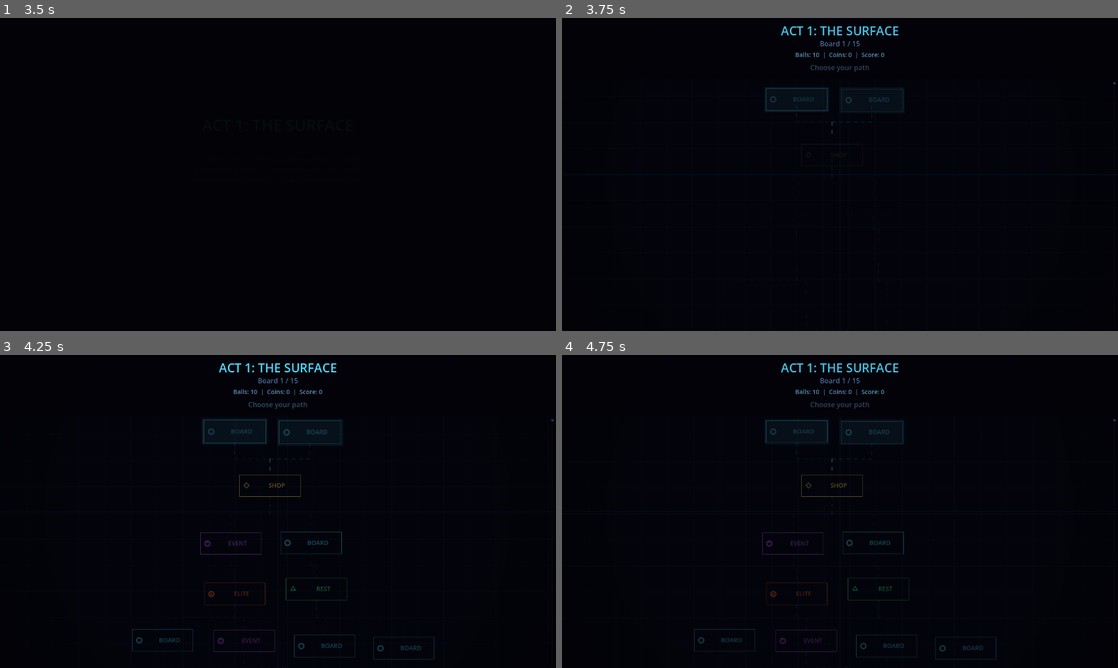
Above: before the commit, frames 1-4 (two rows, left to right).
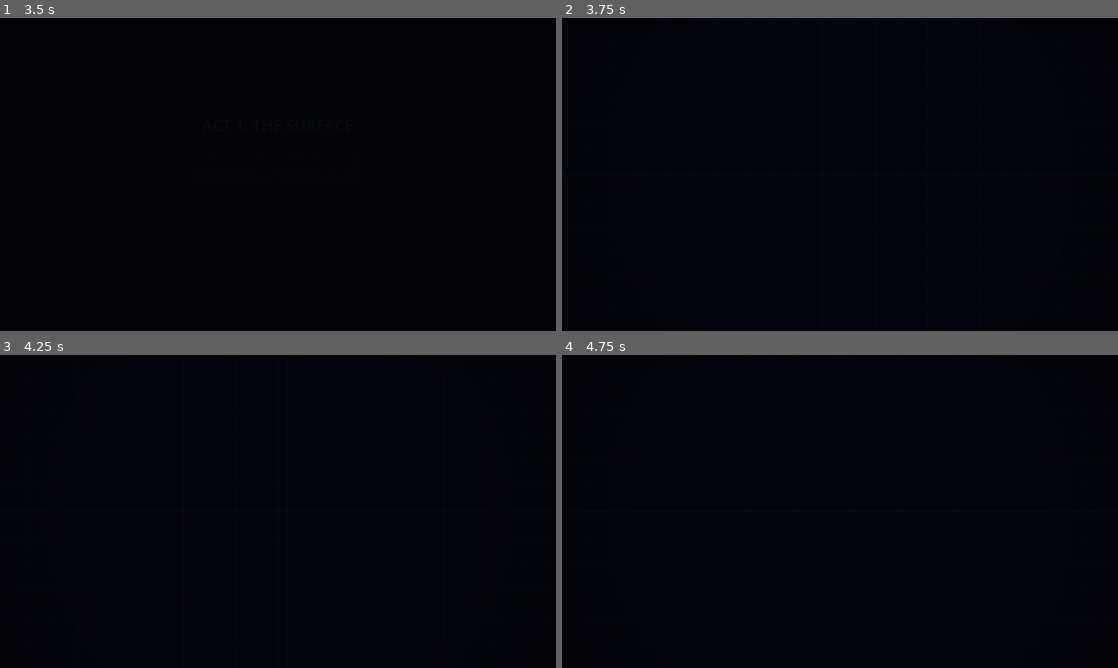
Above: after the commit, the same moments.

Repository: heliacode/poggles
Game: Godot game, scene res://scenes/main_menu.tscn
Same seed, same stepped clock (60 frames per second), same inputs: the game is played once before the commit and once after it.
Inputs (mouse positions are in pixels of both pictures, inside the frame that each line leads up to):
- Up to frame 1 (3.5 s): tap Enter at 0.5, 0.6, 2.1, 2.85 s; move the mouse to (400, 158) at 0.52 s; hold Right 0.53-1.25 s; click (400, 158) at 0.67 s; tap Space at 0.77, 2.27 s; click "NEW RUN" at 1.25 s; move the mouse to (166, 190) at 2.02 s; hold Left 2.03-2.78 s; move the mouse to (333, 105) at 2.77 s; hold Right from 2.78 s (still down)
- Up to frame 2 (3.75 s): keep holding Right; move the mouse to (812, 237) at 3.52 s; tap Enter at 3.6 s; click (812, 237) at 3.67 s
- Up to frame 3 (4.25 s): keep holding Right; tap Space at 3.77 s
- Up to frame 4 (4.75 s): move the mouse to (1006, 558) at 4.27 s; release Right at 4.28 s; hold Left from 4.28 s (still down); tap Enter at 4.35 s; tap Space at 4.52 s

Frame 1 is identical in both runs. In frame 2, 0.8% of the frame differs, in the area x 36-100%, y 2-51%; in frame 3, 1.5%, in the area x 23-100%, y 2-98%; in frame 4, 1.5%.
Error after the commit: Parse Error: Cannot assign a value of type Dictionary to variable "chosen" with specified type String. (res://scripts/route_map.gd:103)

Commit message:
Fix all type inference errors from dictionary/array access
GDScript cannot infer types from dictionary bracket access (returns
Variant). Added explicit type annotations across all affected files.

Co-Authored-By: Claude Opus 4.6 <noreply@anthropic.com>

Diff:
--- a/scripts/character_select.gd
+++ b/scripts/character_select.gd
@@ -192,7 +192,7 @@
 		var lock_size := font.get_string_size(lock_text, HORIZONTAL_ALIGNMENT_CENTER, -1, 14)
 		draw_string(font, Vector2(center.x - lock_size.x / 2.0, rect.position.y + rect.size.y * 0.88), lock_text, HORIZONTAL_ALIGNMENT_LEFT, -1, 14, Color(0.7, 0.5, 0.5, alpha * 1.5))
 
-		var cost_text := "%d" % data["unlock_cost"]
+		var cost_text: String = "%d" % data["unlock_cost"]
 		var cost_size := font.get_string_size(cost_text, HORIZONTAL_ALIGNMENT_CENTER, -1, 12)
 		draw_string(font, Vector2(center.x - cost_size.x / 2.0, rect.position.y + rect.size.y * 0.95), cost_text, HORIZONTAL_ALIGNMENT_LEFT, -1, 12, Color(1.0, 0.85, 0.0, alpha * 1.5))
 
--- a/scripts/game_manager.gd
+++ b/scripts/game_manager.gd
@@ -366,7 +366,7 @@
 		for item in _score_tally_items:
 			if _score_tally_time < item["delay"]:
 				continue
-			var item_alpha := minf((_score_tally_time - item["delay"]) * 4.0, 1.0)
+			var item_alpha: float = minf((_score_tally_time - item["delay"]) * 4.0, 1.0)
 			var y_offset := (1.0 - item_alpha) * -15.0
 			var label: String = item["label"]
 			var value: String = item["value"]
--- a/scripts/peg.gd
+++ b/scripts/peg.gd
@@ -176,7 +176,7 @@
 		"moving": _draw_moving(ring_alpha, pulse)
 
 func _draw_bomb(ring_alpha: float, pulse: float) -> void:
-	var bc := GameConfig.SPECIAL_PEG_COLORS["bomb"]
+	var bc: Color = GameConfig.SPECIAL_PEG_COLORS["bomb"]
 	# Rotating starburst
 	for i in range(6):
 		var angle := _special_pulse * 0.5 + TAU * float(i) / 6.0
@@ -192,7 +192,7 @@
 		draw_circle(Vector2.ZERO, r, Color(bc.r, bc.g, bc.b, 0.04 * (sin(_special_pulse * 2.0) * 0.5 + 0.5)))
 
 func _draw_armored(ring_alpha: float) -> void:
-	var ac := GameConfig.SPECIAL_PEG_COLORS["armored"]
+	var ac: Color = GameConfig.SPECIAL_PEG_COLORS["armored"]
 	# Armor rings based on remaining hits
 	for layer in range(_armor_hits):
 		var r := GameConfig.PEG_RADIUS + 3.0 + float(layer) * 3.0
@@ -211,7 +211,7 @@
 			draw_colored_polygon(pts, Color(ac.r, ac.g, ac.b, 0.5))
 
 func _draw_multiplier(ring_alpha: float, pulse: float) -> void:
-	var gc := GameConfig.SPECIAL_PEG_COLORS["multiplier"]
+	var gc: Color = GameConfig.SPECIAL_PEG_COLORS["multiplier"]
 	# Orbiting dots
 	for i in range(4):
 		var angle := _special_pulse * TAU / 3.0 + TAU * float(i) / 4.0
@@ -225,7 +225,7 @@
 		draw_circle(Vector2.ZERO, 18.0 + float(i) * 4.0, Color(gc.r, gc.g, gc.b, 0.03))
 
 func _draw_chain(ring_alpha: float) -> void:
-	var cc := GameConfig.SPECIAL_PEG_COLORS["chain"]
+	var cc: Color = GameConfig.SPECIAL_PEG_COLORS["chain"]
 	# Electric bolt pattern (3 jagged lines)
 	var t := _special_pulse * 2.0
 	var refresh := int(t) % 100  # Changes every ~0.5s
@@ -243,7 +243,7 @@
 	draw_circle(Vector2.ZERO, 1.5, Color(0.5, 1.0, 1.0, 0.8))
 
 func _draw_gravity(ring_alpha: float) -> void:
-	var vc := GameConfig.SPECIAL_PEG_COLORS["gravity"]
+	var vc: Color = GameConfig.SPECIAL_PEG_COLORS["gravity"]
 	# Swirling spiral arms
 	for arm in range(2):
 		var arm_offset := PI * float(arm)
@@ -258,7 +258,7 @@
 			draw_arc(Vector2.ZERO, GameConfig.PEG_RADIUS + 8, a, a + TAU / 24.0, 4, Color(vc.r, vc.g, vc.b, 0.2 + sin(_pulse) * 0.1), 1.0, true)
 
 func _draw_moving(ring_alpha: float, pulse: float) -> void:
-	var mc := GameConfig.SPECIAL_PEG_COLORS["moving"]
+	var mc: Color = GameConfig.SPECIAL_PEG_COLORS["moving"]
 	# Offset to account for current movement (draw path relative to origin, not moving peg)
 	var cur_offset := position.x - _move_origin.x if _moving else 0.0
 	# Ghost path line showing patrol range (stays fixed in world space)
@@ -332,7 +332,7 @@
 		add_child(spark)
 
 func _spawn_bomb_particles() -> void:
-	var bc := GameConfig.SPECIAL_PEG_COLORS["bomb"]
+	var bc: Color = GameConfig.SPECIAL_PEG_COLORS["bomb"]
 	for i in range(24):
 		var spark := _NeonSpark.new()
 		spark._color = bc.lerp(_color, 0.3)
@@ -348,7 +348,7 @@
 	get_parent().add_child(ring)
 
 func _spawn_chain_particles() -> void:
-	var cc := GameConfig.SPECIAL_PEG_COLORS["chain"]
+	var cc: Color = GameConfig.SPECIAL_PEG_COLORS["chain"]
 	for i in range(8):
 		var spark := _NeonSpark.new()
 		spark._color = cc
@@ -358,7 +358,7 @@
 		add_child(spark)
 
 func _spawn_gravity_particles() -> void:
-	var vc := GameConfig.SPECIAL_PEG_COLORS["gravity"]
+	var vc: Color = GameConfig.SPECIAL_PEG_COLORS["gravity"]
 	# Inward-converging sparks
 	for i in range(12):
 		var spark := _NeonSpark.new()
@@ -377,7 +377,7 @@
 	get_parent().add_child(ring)
 
 func _spawn_multiplier_particles() -> void:
-	var gc := GameConfig.SPECIAL_PEG_COLORS["multiplier"]
+	var gc: Color = GameConfig.SPECIAL_PEG_COLORS["multiplier"]
 	for i in range(8):
 		var spark := _NeonSpark.new()
 		spark._color = gc
@@ -388,7 +388,7 @@
 	_spawn_hit_particles()
 
 func _spawn_moving_particles() -> void:
-	var mc := GameConfig.SPECIAL_PEG_COLORS["moving"]
+	var mc: Color = GameConfig.SPECIAL_PEG_COLORS["moving"]
 	# Satisfying "pinned" effect - sparks fly in the direction of movement
 	for i in range(10):
 		var spark := _NeonSpark.new()
@@ -400,7 +400,7 @@
 	_spawn_hit_particles()
 
 func _spawn_armor_shards() -> void:
-	var ac := GameConfig.SPECIAL_PEG_COLORS["armored"]
+	var ac: Color = GameConfig.SPECIAL_PEG_COLORS["armored"]
 	for i in range(6):
 		var shard := _ArmorShard.new()
 		shard._color = ac
--- a/scripts/route_map.gd
+++ b/scripts/route_map.gd
@@ -100,7 +100,7 @@
 		# Check if this node is reachable via connections
 		var info: Dictionary = _node_rects[clicked_index]
 		if _is_node_reachable(info["row"], info["col"]):
-			var chosen := RunState.advance_route(info["col"])
+			var chosen: String = RunState.advance_route(info["col"])
 			if chosen.is_empty():
 				return
 			# Scroll to new position
--- a/scripts/shop_screen.gd
+++ b/scripts/shop_screen.gd
@@ -131,7 +131,7 @@
 		var item: Dictionary = _items[i]
 		var rect: Rect2 = _item_rects[i]
 		var is_hovered := i == _hover_index
-		var can_afford := RunState.coins >= item["cost"]
+		var can_afford: bool = RunState.coins >= item["cost"]
 		var c: Color = item.get("rarity_color", Color(0.5, 0.7, 1.0))
 		if not can_afford:
 			c = Color(0.4, 0.4, 0.5)
@@ -161,7 +161,7 @@
 		draw_string(font, Vector2(rect.position.x + (rect.size.x - desc_size.x) / 2.0, rect.position.y + 60), desc, HORIZONTAL_ALIGNMENT_LEFT, -1, 12, Color(0.6, 0.7, 0.85, 0.7 * card_entrance))
 
 		# Cost
-		var cost_text := "%d coins" % item["cost"]
+		var cost_text: String = "%d coins" % item["cost"]
 		var cost_color := Color(1.0, 0.85, 0.3) if can_afford else Color(1.0, 0.3, 0.3)
 		var cost_size := font.get_string_size(cost_text, HORIZONTAL_ALIGNMENT_LEFT, -1, 16)
 		draw_string(font, Vector2(rect.position.x + (rect.size.x - cost_size.x) / 2.0, rect.position.y + 130), cost_text, HORIZONTAL_ALIGNMENT_LEFT, -1, 16, Color(cost_color.r, cost_color.g, cost_color.b, alpha * pulse))
--- a/scripts/unlock_screen.gd
+++ b/scripts/unlock_screen.gd
@@ -146,7 +146,7 @@
 			continue
 		var is_hovered := i == _hover_index
 		var unlocked: bool = node["unlocked"]
-		var can_afford := SaveData.get_stardust() >= node["cost"]
+		var can_afford: bool = SaveData.get_stardust() >= node["cost"]
 
 		var c: Color
 		if unlocked:
